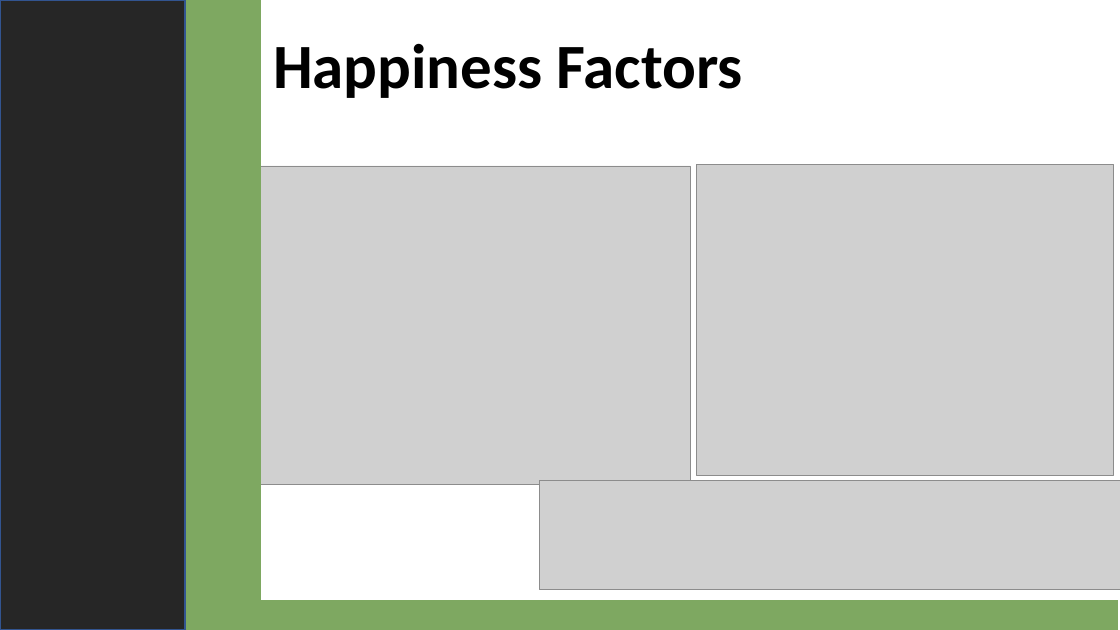
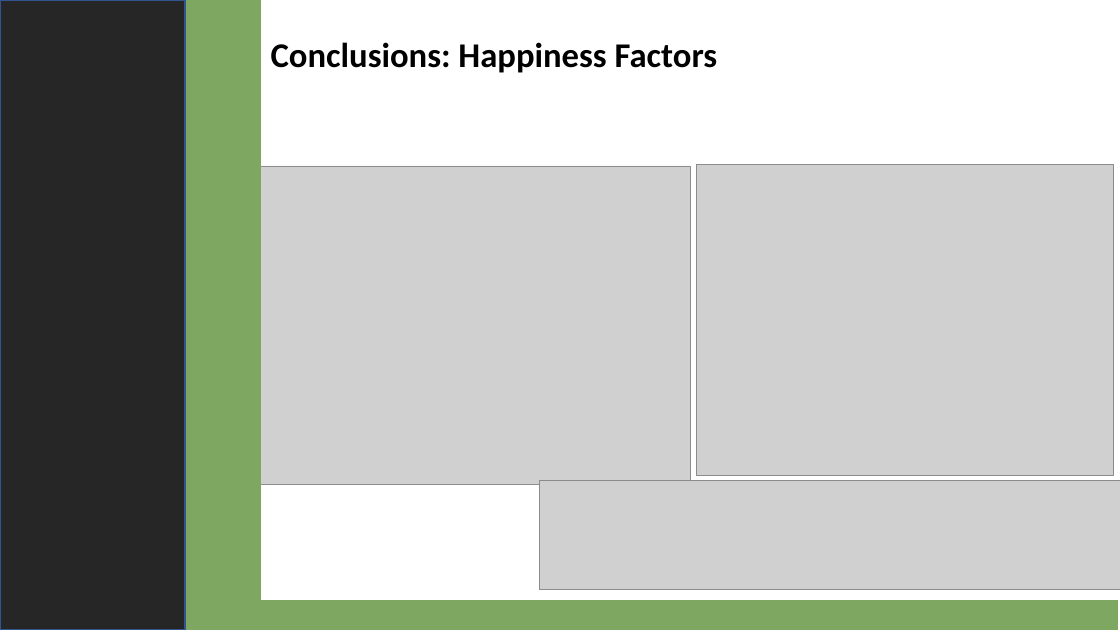
Before and after one commit to 4d4m43/DrinkAndBeHapPY, a slide deck: slide 12 of DrinkandBeHappy.pptx (slide 10 before the commit). Drawn at 1120x630 pixels with LibreOffice and Linux fonts; fonts in the diff are those of the drawing; grey boxes stand for pictures. Boxes give left, top, right and bottom in pixels: in the first picture for what was removed or moved away, otherwise in the second. Text is boxed around its words. In the diff, an @@ line names an element or a change of style, - is before the commit and + after.

```diff
--- a/DrinkandBeHappy.pptx
+++ b/DrinkandBeHappy.pptx
@@ text at box(271, 42, 718, 73): text changed; size 54 to 29.7 pt @@
-Happiness Factors
+Conclusions: Happiness Factors
```
Also in this commit, not shown: 3 other slides changed, 3 slides added, 1 slide removed, 2 other files.
